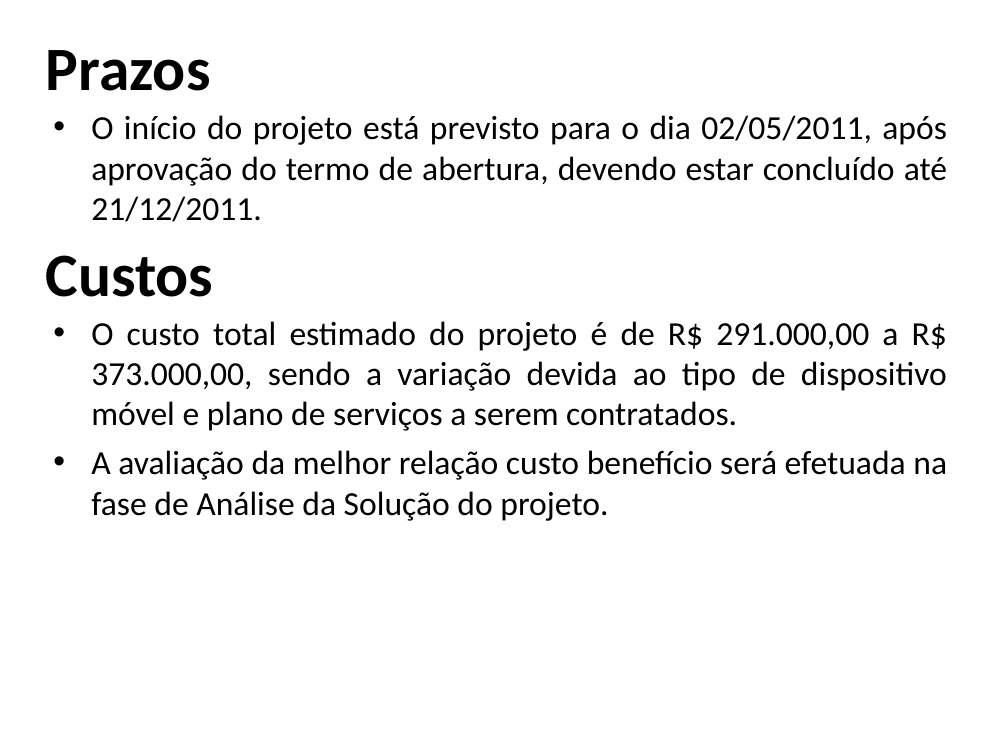
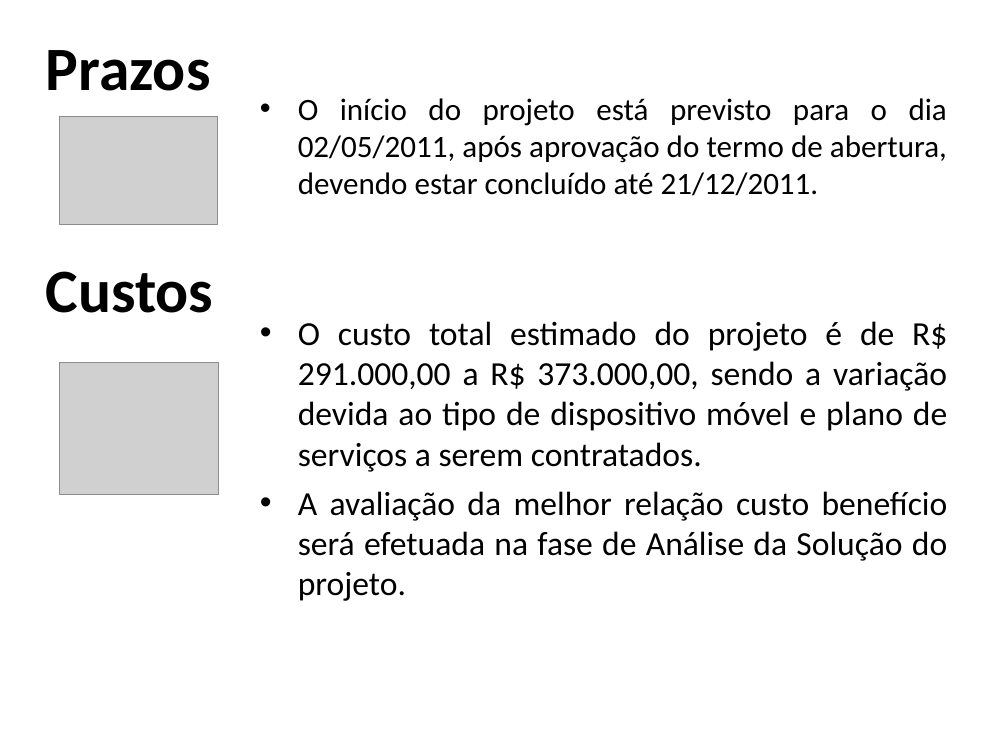
Before and after one commit to rationaldev/salesforce-ibta, a slide deck: slide 10 of Salesforce/04 - Integracao/4.1 - Project Charter/Apresentacao/Salesforce.ppt (slide 9 before the commit). Drawn at 1008x756 pixels with LibreOffice and Linux fonts; fonts in the diff are those of the drawing; grey boxes stand for pictures; background and template pictures are left out. Boxes give left, top, right and bottom in pixels: in the first picture for what was removed or moved away, otherwise in the second. Text is boxed around its words. In the diff, an @@ line names an element or a change of style, - is before the commit and + after.

```diff
--- a/Salesforce/04 - Integracao/4.1 - Project Charter/Apresentacao/Salesforce.ppt
+++ b/Salesforce/04 - Integracao/4.1 - Project Charter/Apresentacao/Salesforce.ppt
@@ text "O início do projeto está ...": place and size @@
-text "O início do projeto está ..." at (91,115,947,222)
+text "O início do projeto está ..." at (298,98,947,196)
@@ text "O início do projeto está ..." at (298,98,947,196): size 24 to 22.2 pt @@
@@ picture added at (59,116,218,224) @@
@@ text "Custos": place and size @@
-text "Custos" at (46,255,214,297)
+text "Custos" at (46,271,214,313)
@@ text "O custo total estimado do ..." rewrapped from (91,321,947,521) to (298,321,948,601) @@
@@ picture added at (59,362,218,494) @@
```
Also in this commit, not shown: 7 other slides changed, 2 slides added, 2 slides removed, 8 other files.
